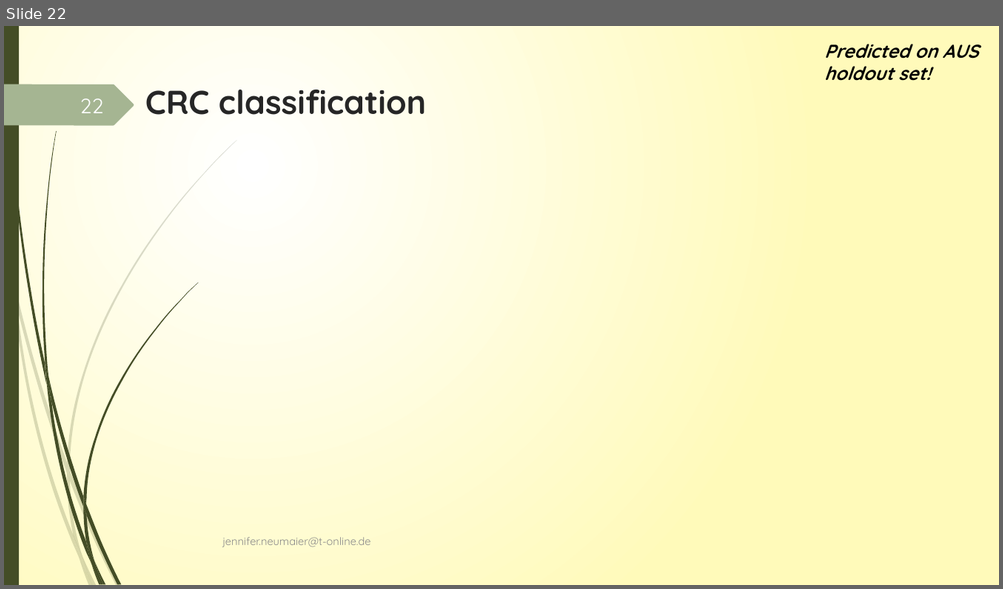
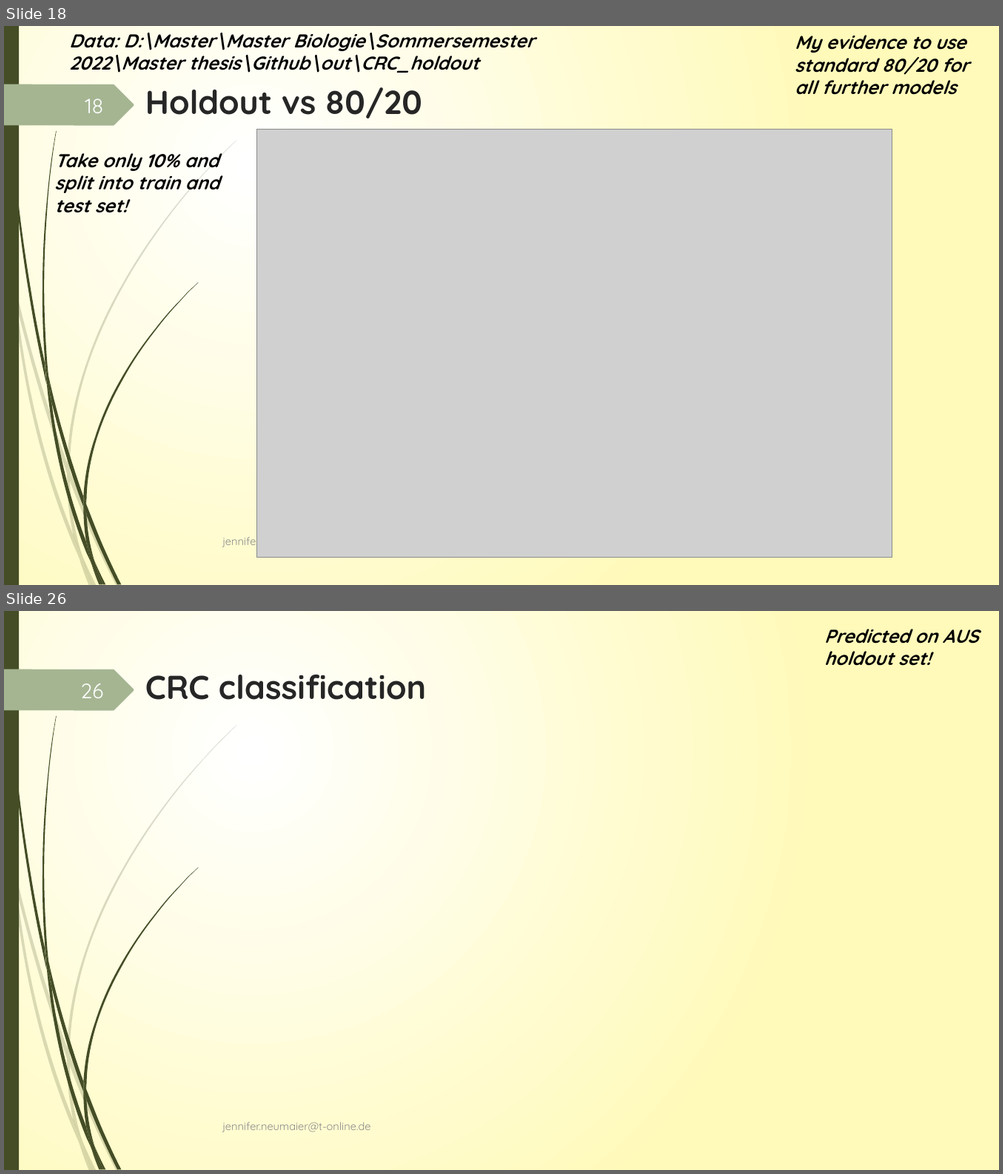
Before and after one commit to JenniferNeumaier/ml_coda, a slide deck: doc/Project_structure_notes.pptx. Shown one above the other, each under a label of ours: slide 22 before the commit, slides 18 and 26 after it; the slides between them are not shown. The pictures are 1003x589 and 1003x1174 pixels, drawn with LibreOffice and Linux fonts; fonts in the diff are those of the drawing; grey boxes stand for pictures. Boxes give left, top, right and bottom in pixels: in the first picture for what was removed or moved away, otherwise in the second. Text is boxed around its words. In the diff, an @@ line names an element or a change of style, - is before the commit and + after.

Commit message:
finished holdout vs 80/20 comparison

```diff
--- a/doc/Project_structure_notes.pptx
+++ b/doc/Project_structure_notes.pptx
@@ slide 18 added at box(4, 26, 999, 585), background gradient #FFFFFF to #FFFABB; not listed: 24 template elements that a slide beside it also shows @@
@@ text added at box(69, 33, 535, 73), 18 pt, text #000000, bold, italic @@
+Data: D:\Master\Master Biologie\Sommersemester 2022\Master thesis\Github\out\CRC_holdout
@@ text added at box(794, 35, 968, 95), 18 pt, text #000000, bold, italic @@
+My evidence to use standard 80/20 for all further models
@@ title added at box(145, 87, 422, 118), 32 pt, text #262626, bold @@
+Holdout vs 80/20
@@ page number added at box(85, 99, 103, 113), 20 pt, text #FEFFFF @@
+18
@@ picture added at box(256, 130, 891, 558) @@
@@ text added at box(54, 153, 219, 213), 18 pt, text #000000, bold, italic @@
+Take only 10% and split into train and test set!
@@ text added at box(222, 534, 370, 549), 10.5 pt, text #8C8C8C @@
+jennifer.neumaier@t-online.de
@@ what was slide 22 is now slide 26 @@
@@ page number at box(80, 684, 103, 698): text changed @@
-22
+26
```
Also in this commit, not shown: 25 slides changed, 3 other slides added, 38 other files.
